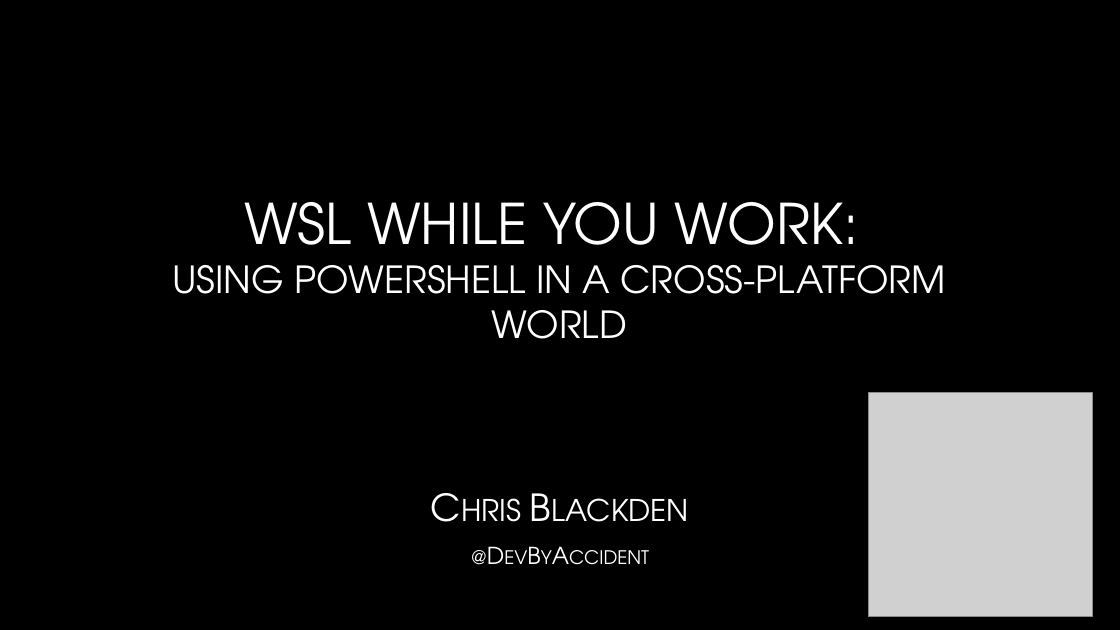
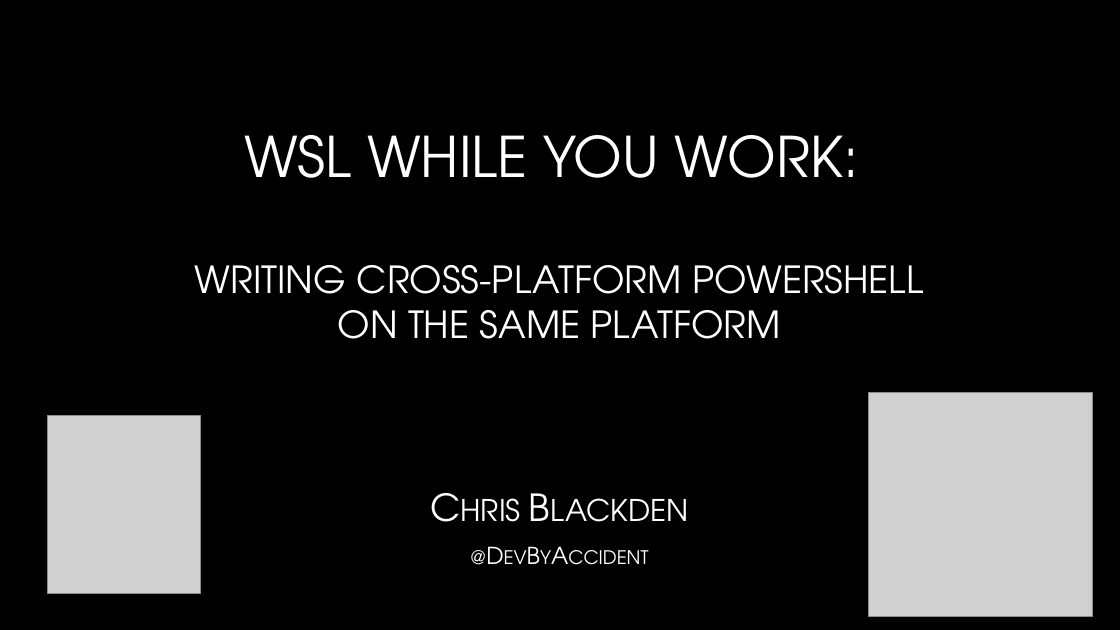
Before and after one commit to devbyaccident/summit-2020, a slide deck: slide 1 of WSL-slides.pptx. Drawn at 1120x630 pixels with LibreOffice and Linux fonts; fonts in the diff are those of the drawing; grey boxes stand for pictures; background and template pictures are left out. Boxes give left, top, right and bottom in pixels: in the first picture for what was removed or moved away, otherwise in the second. Text is boxed around its words. In the diff, an @@ line names an element or a change of style, - is before the commit and + after.

```diff
--- a/WSL-slides.pptx
+++ b/WSL-slides.pptx
@@ title at (195,135,923,339): text changed @@
-WSL WHILE YOU WORK:
-USING POWERSHELL IN A CROSS-PLATFORM WORLD
+WSL WHILE YOU WORK:
+WRITING CROSS-PLATFORM POWERSHELL ON THE SAME PLATFORM
@@ picture added at (48,415,200,593) @@
```
Also in this commit, not shown: 11 other slides changed, 3 slides added, 3 other files.
